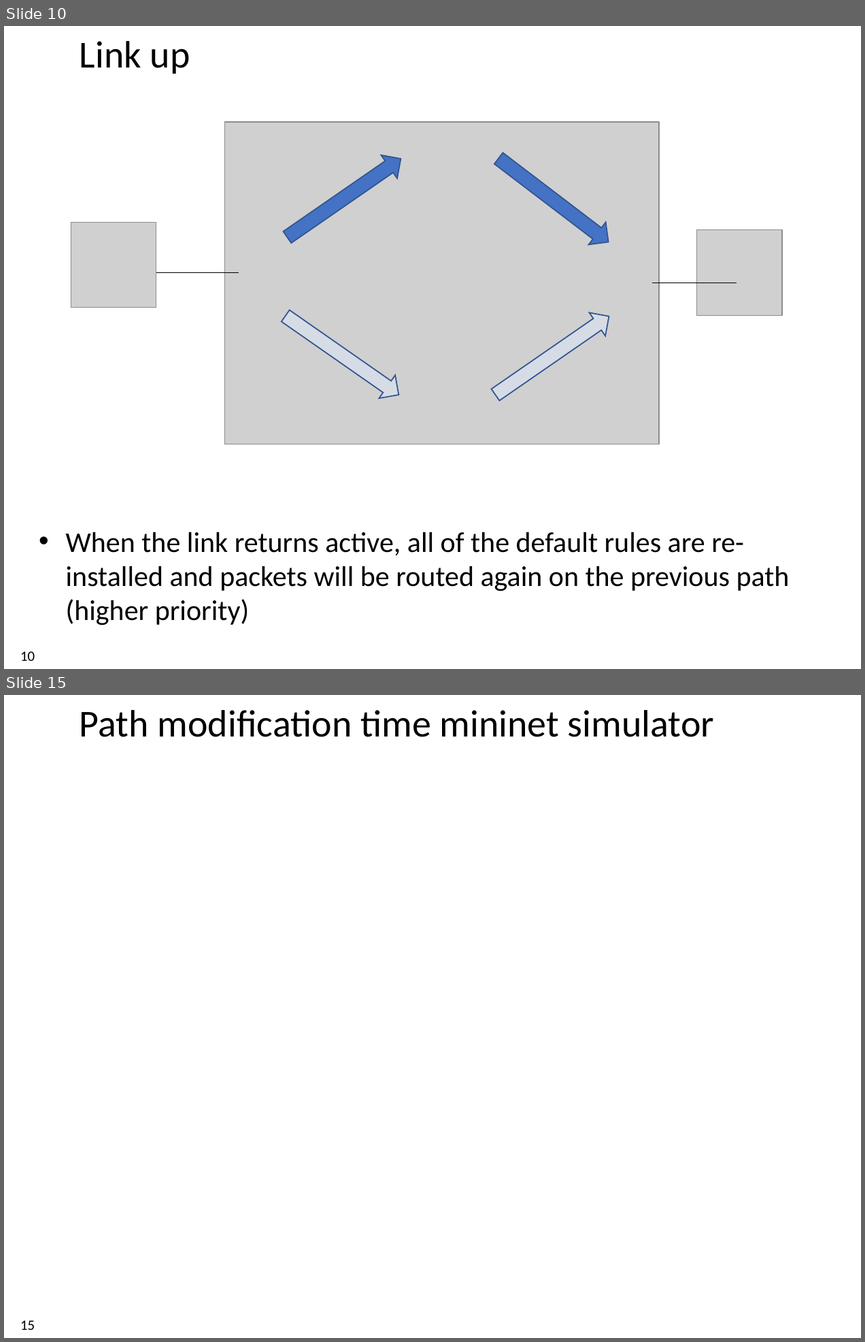
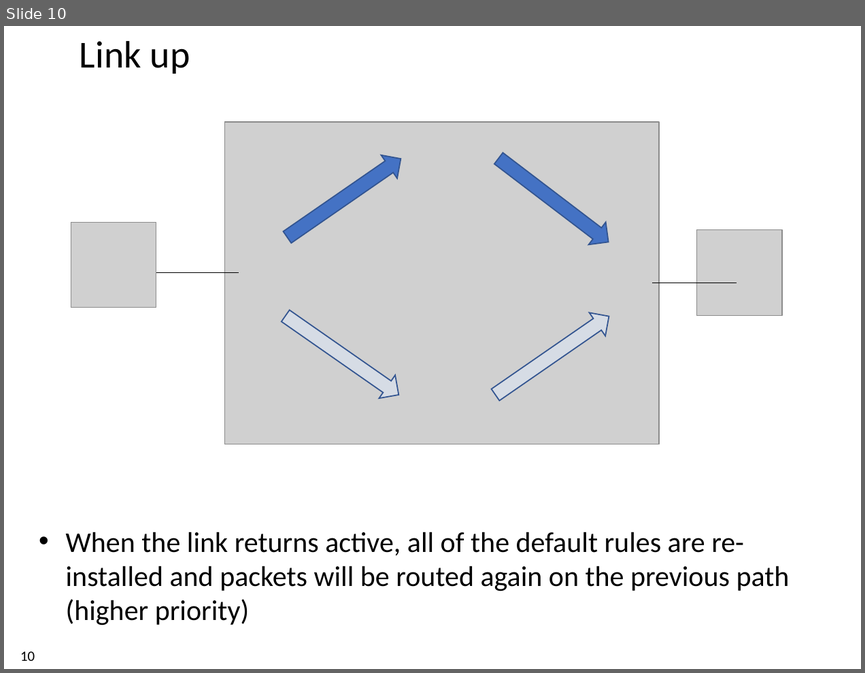
Before and after one commit to xdl907/switching-and-routing-project, a slide deck: template_project_exam__1_.pptx. Shown one above the other, each under a label of ours: slides 10 and 15 before the commit, slide 10 after it; the slides between them are not shown. The pictures are 865x1342 and 865x673 pixels, drawn with LibreOffice and Linux fonts; fonts in the diff are those of the drawing; grey boxes stand for pictures; background and template pictures are left out. Boxes give left, top, right and bottom in pixels: in the first picture for what was removed or moved away, otherwise in the second. Text is boxed around its words. In the diff, an @@ line names an element or a change of style, - is before the commit and + after.

```diff
--- a/template_project_exam__1_.pptx
+++ b/template_project_exam__1_.pptx
@@ slide 15 removed at (4, 695, 861, 1338), background #FFFFFF @@
@@ title removed at (79, 710, 714, 737) @@
-Path modification time mininet simulator
@@ page number removed at (20, 1320, 35, 1329) @@
-15
```
Also in this commit, not shown: 5 slides changed, 1 other slide removed.
